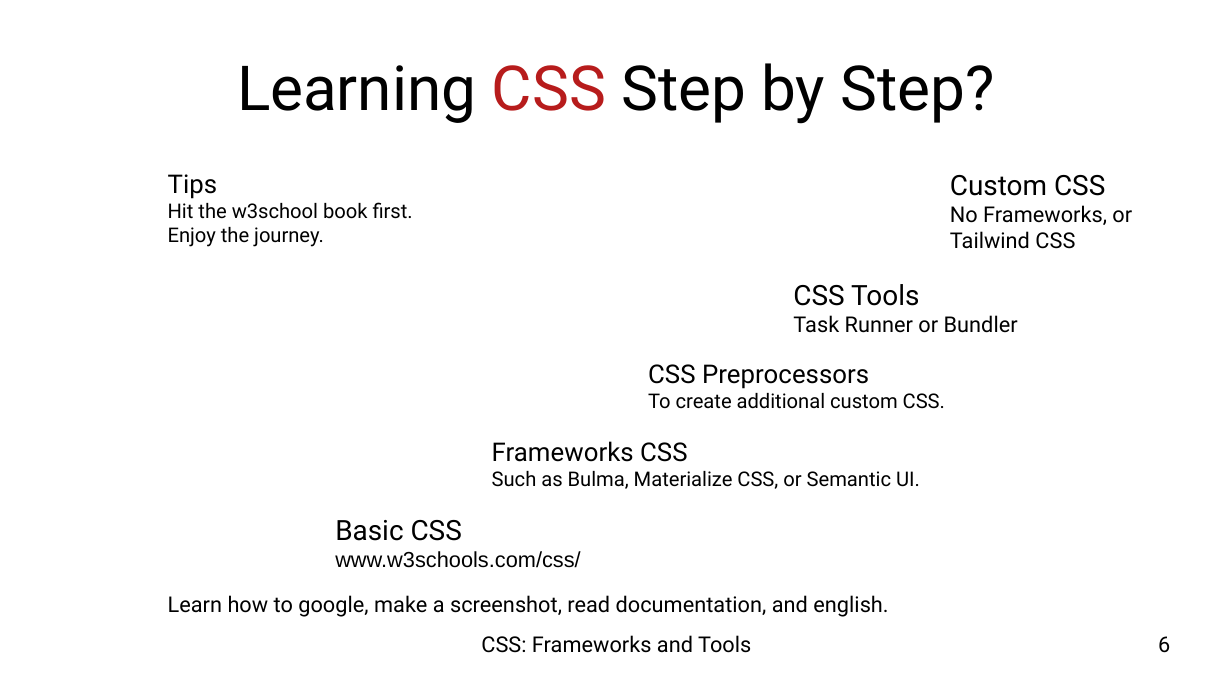
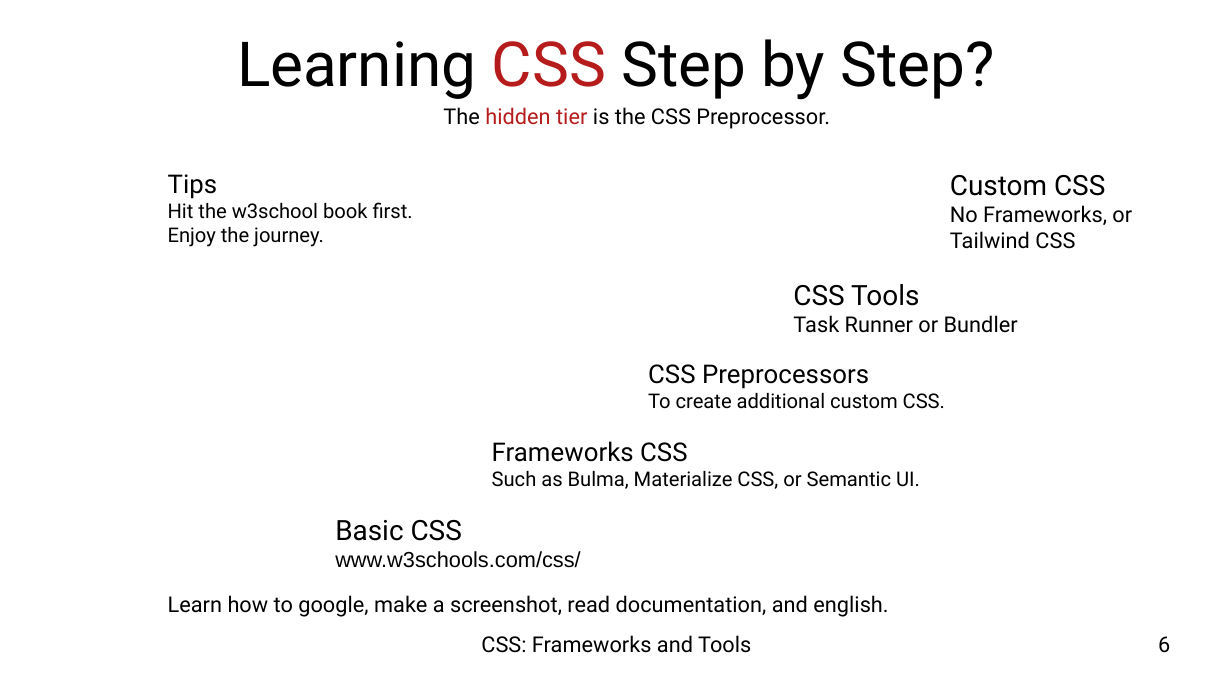
Before and after one commit to epsi-rns/berkas2, a slide deck: slide 6 of impress-presentation/03-concept-css/presentation-concept-css-diagram.odp. Drawn at 1232x693 pixels with LibreOffice and Linux fonts; fonts in the diff are those of the drawing; background and template pictures are left out. Boxes give left, top, right and bottom in pixels: in the first picture for what was removed or moved away, otherwise in the second. Text is boxed around its words. In the diff, an @@ line names an element or a change of style, - is before the commit and + after.

Commit message:
Article: Slides - Desktop Customization: Learning Steps

```diff
--- a/impress-presentation/03-concept-css/presentation-concept-css-diagram.odp
+++ b/impress-presentation/03-concept-css/presentation-concept-css-diagram.odp
@@ title "Learning CSS Step by Step?": place and size @@
-title "Learning CSS Step by Step?" at [237,63,995,124]
+title "Learning CSS Step by Step?" at [237,39,995,100]
@@ text added at [443,107,830,129], 14 pt, text #000000 @@
+The hidden tier is the CSS Preprocessor.
```
Also in this commit, not shown: 2 other slides changed, 6 other files.
